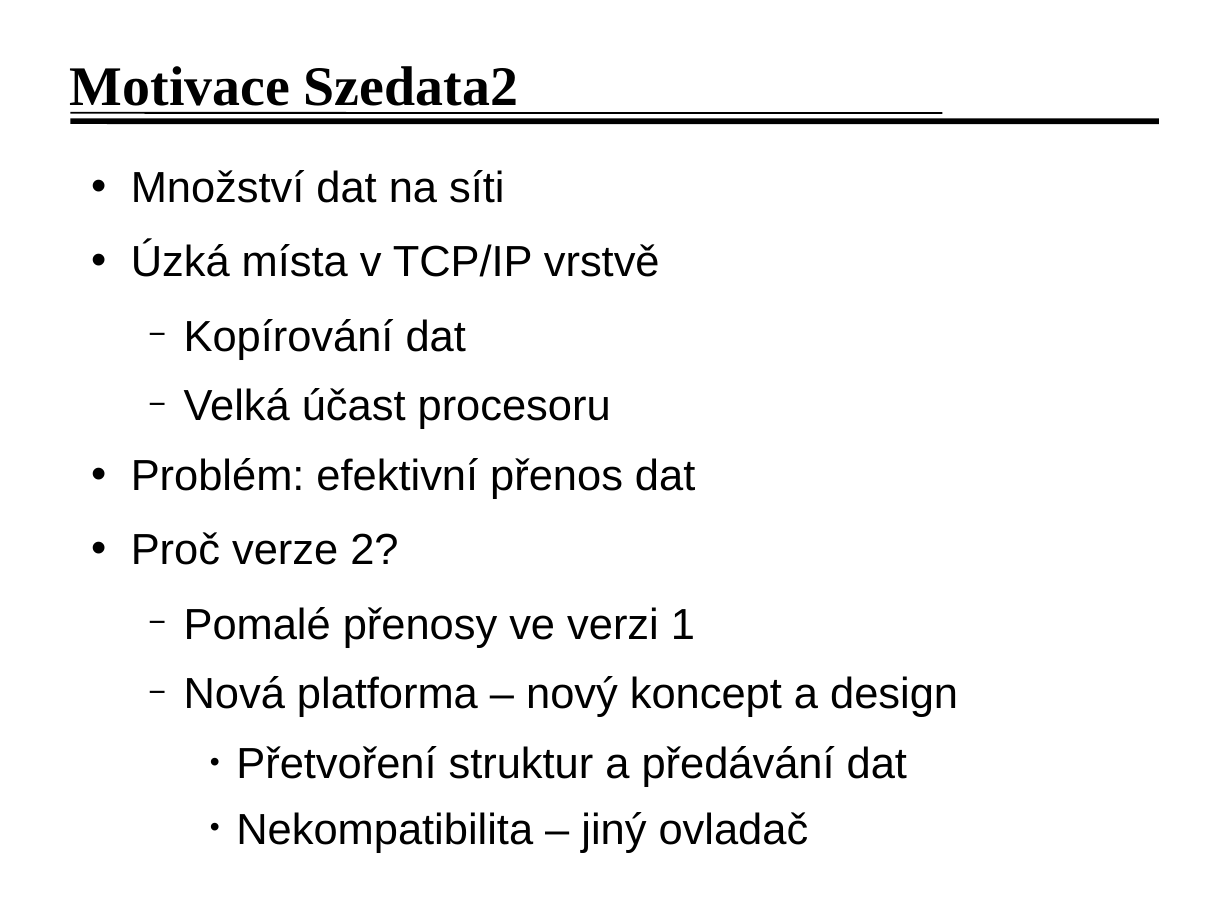
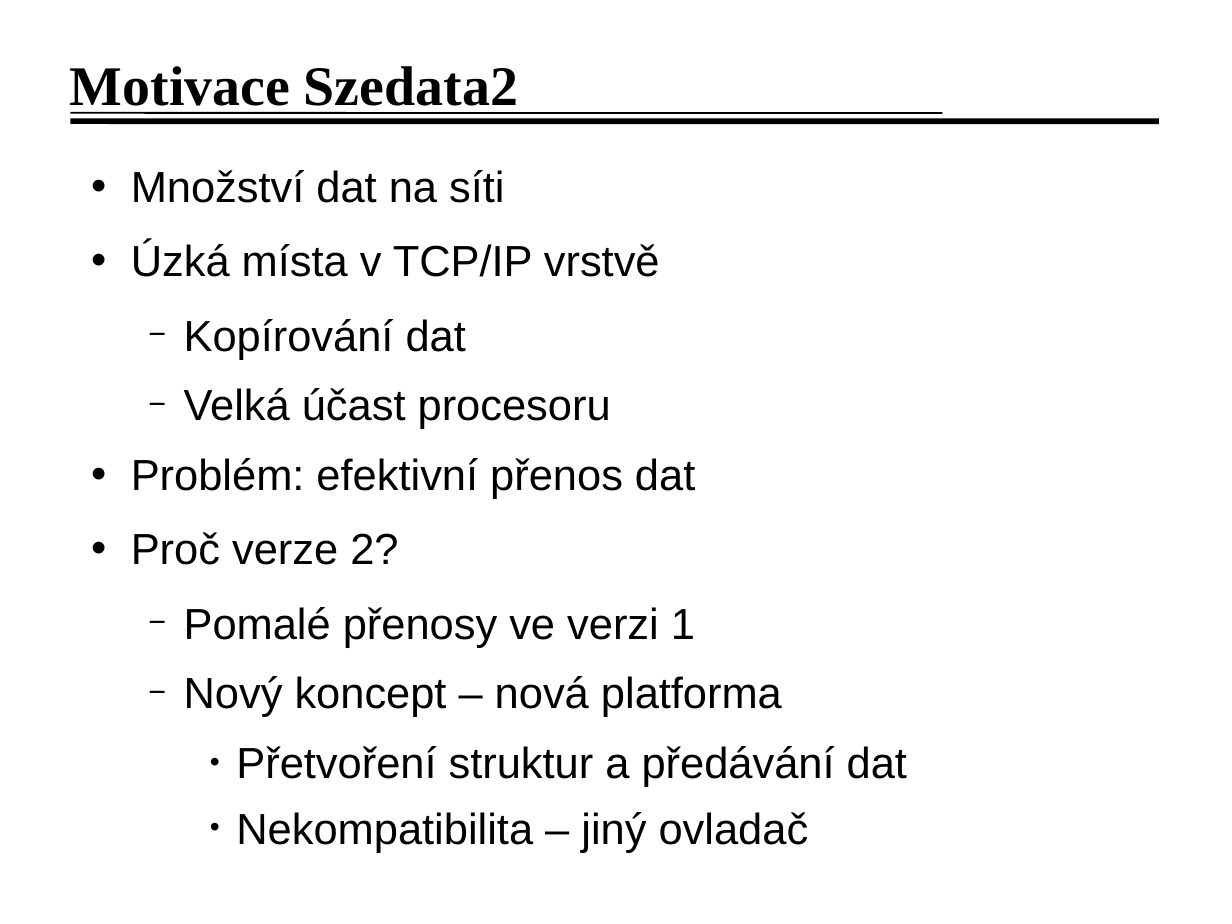
Before and after one commit to jirislaby/writings, a slide deck: slide 3 of presentation/obhajoba.odp. Drawn at 1232x924 pixels with LibreOffice and Linux fonts; fonts in the diff are those of the drawing; background and template pictures are left out. Boxes give left, top, right and bottom in pixels: in the first picture for what was removed or moved away, otherwise in the second. Text is boxed around its words. In the diff, an @@ line names an element or a change of style, - is before the commit and + after.

```diff
--- a/presentation/obhajoba.odp
+++ b/presentation/obhajoba.odp
@@ text at (x1=184, y1=676, x2=782, y2=717): text changed @@
-  − Nová platforma – nový koncept a design
+  − Nový koncept – nová platforma
```
Also in this commit, not shown: 3 other slides changed, 1 other file.
